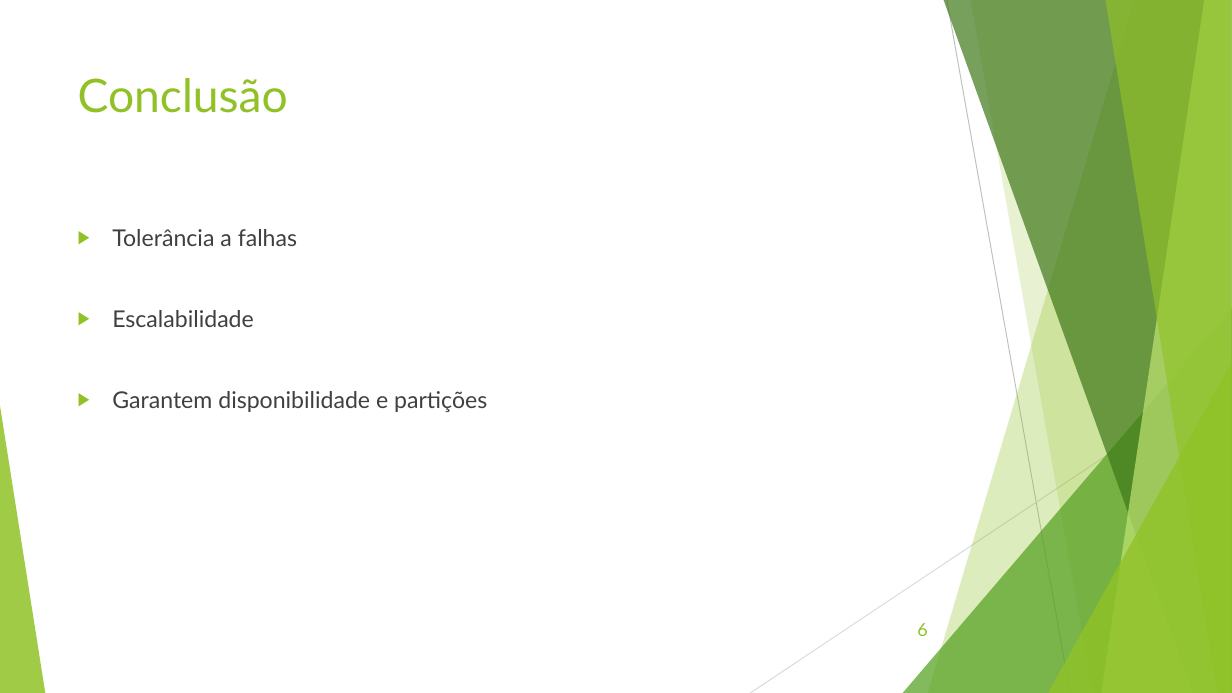
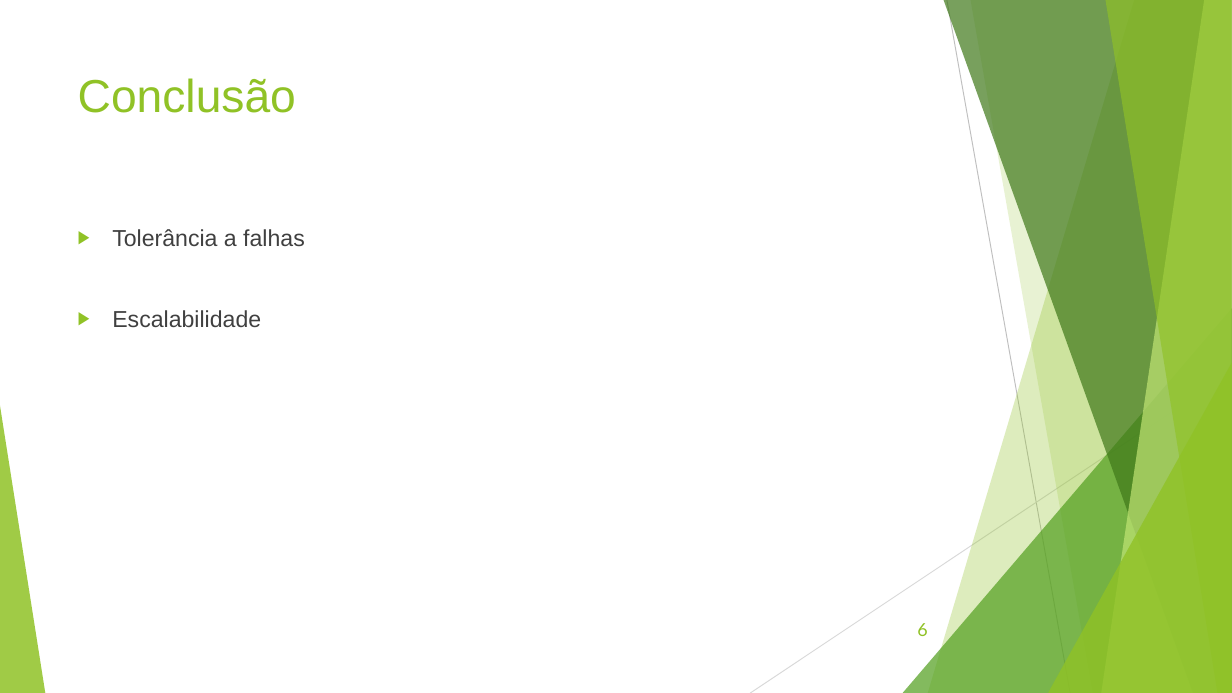
Before and after one commit to Klaysb/sd_1718v, a slide deck: slide 6 of 2º Trabalho/Apresentação.pptx. Drawn at 1232x693 pixels with LibreOffice and Linux fonts; fonts in the diff are those of the drawing. Boxes give left, top, right and bottom in pixels: in the first picture for what was removed or moved away, otherwise in the second. Text is boxed around its words. In the diff, an @@ line names an element or a change of style, - is before the commit and + after.

```diff
--- a/2º Trabalho/Apresentação.pptx
+++ b/2º Trabalho/Apresentação.pptx
@@ title "Conclusão" at box(78, 78, 296, 113): font Lato to Arial @@
@@ text "Tolerância a falhas" at box(112, 229, 305, 327): font Lato to Arial @@
@@ text at box(112, 391, 487, 412): paragraph removed @@
-▶ Garantem disponibilidade e partições
```
Also in this commit, not shown: 5 other slides changed, 4 other files.
